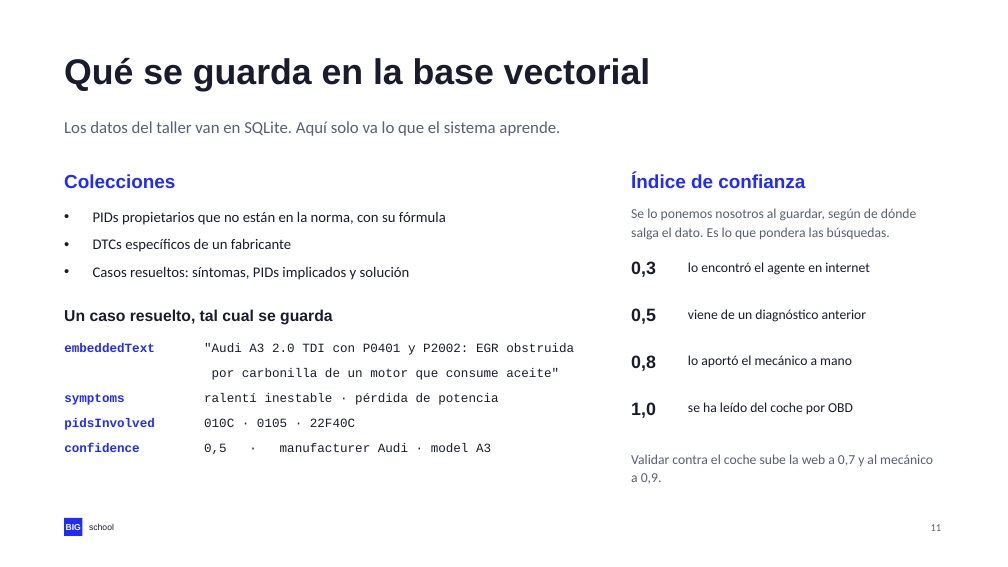
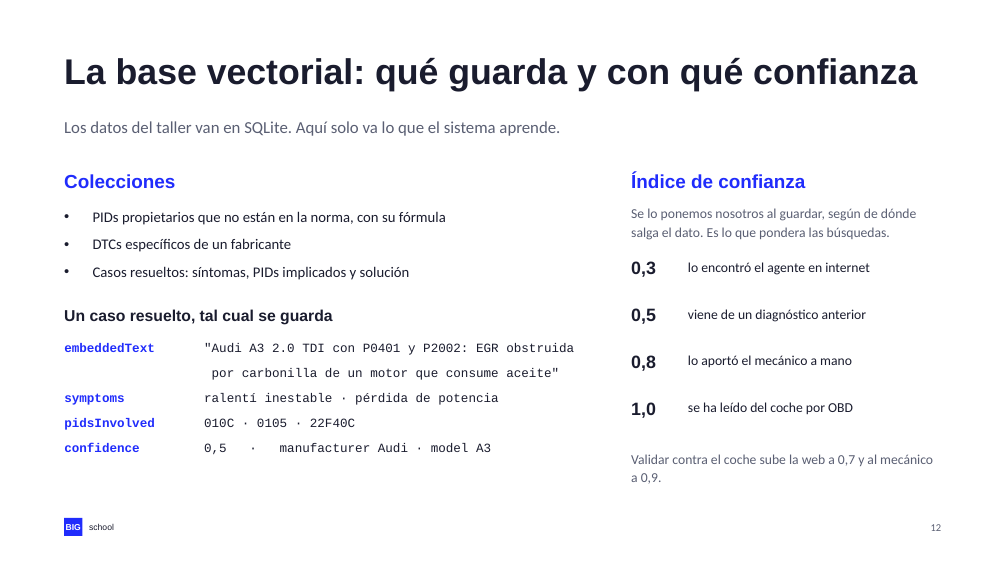
Before and after one commit to NovilloQuinta/intelligent-automotive-diagnostics, a slide deck: slide 12 of docs/presentacion/tfm-intelligent-automotive-diagnostics.pptx (slide 11 before the commit). Drawn at 1008x567 pixels with LibreOffice and Linux fonts; fonts in the diff are those of the drawing. Boxes give left, top, right and bottom in pixels: in the first picture for what was removed or moved away, otherwise in the second. Text is boxed around its words. In the diff, an @@ line names an element or a change of style, - is before the commit and + after.

```diff
--- a/docs/presentacion/tfm-intelligent-automotive-diagnostics.pptx
+++ b/docs/presentacion/tfm-intelligent-automotive-diagnostics.pptx
@@ text at <box>64,58,917,92</box>: text changed @@
-Qué se guarda en la base vectorial
+La base vectorial: qué guarda y con qué confianza
```
Also in this commit, not shown: 15 other slides changed, 1 slide added, 3 other files.
